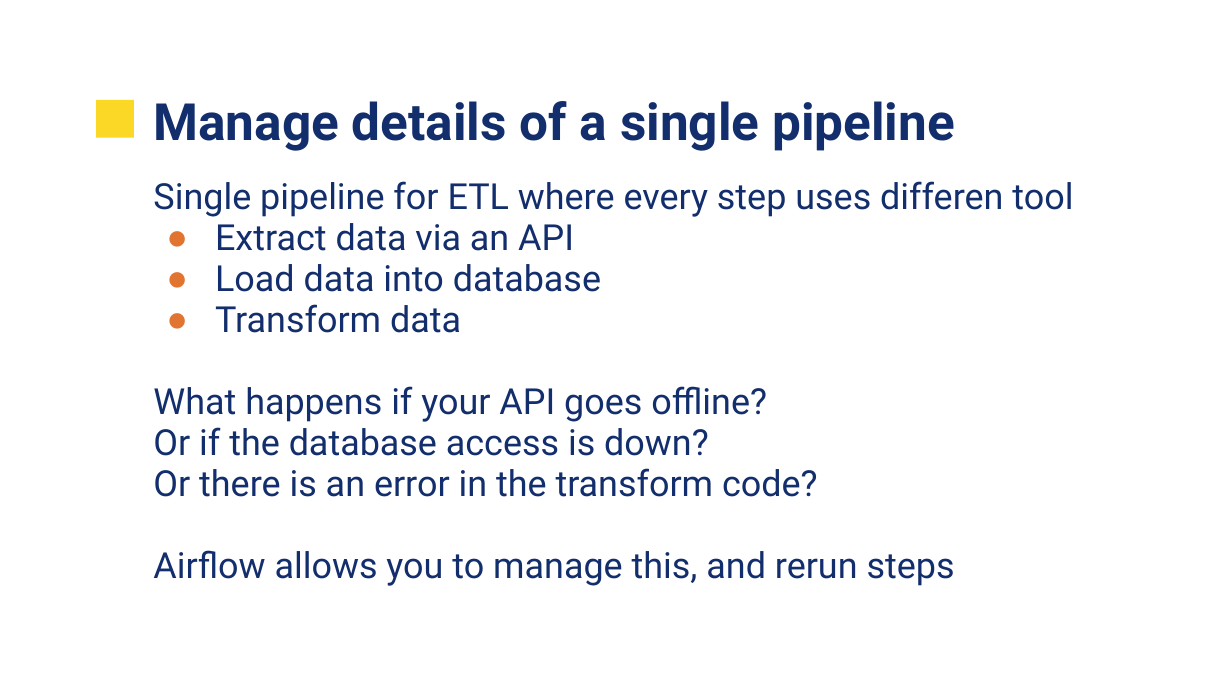
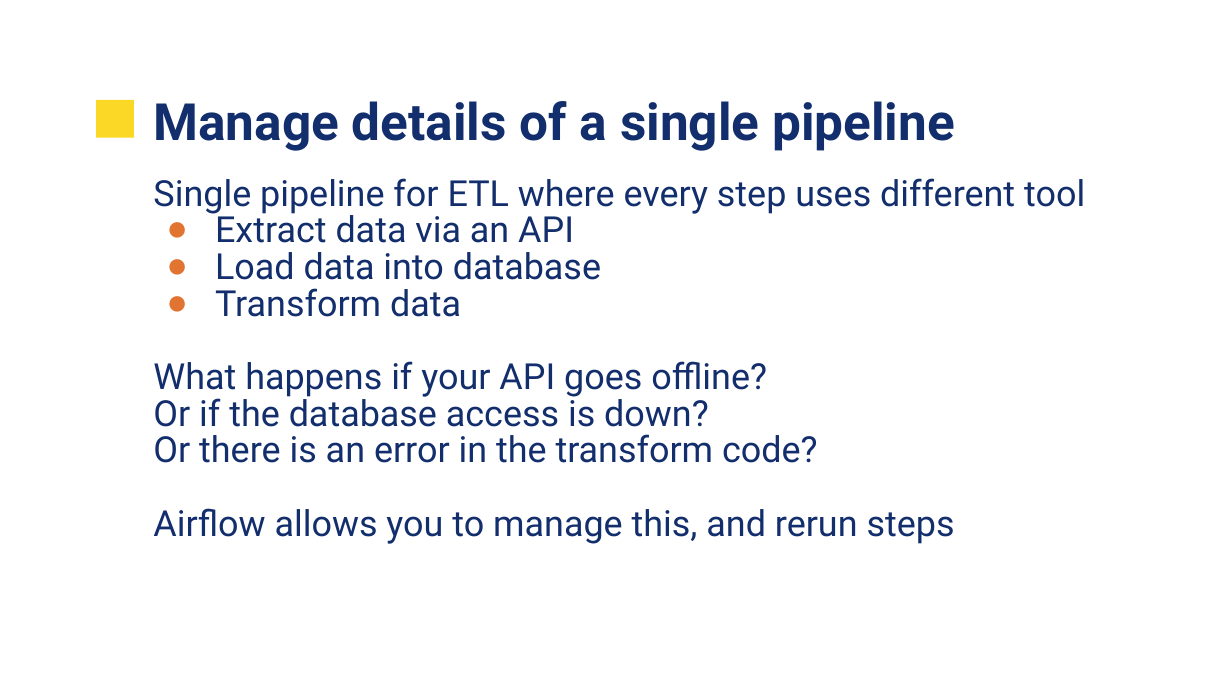
Before and after one commit to UVADS/data_engineering, a slide deck: slide 8 of 09_lte1_airflow/UVA-Airflow.pptx (slide 3 before the commit). Drawn at 1232x693 pixels with LibreOffice and Linux fonts; fonts in the diff are those of the drawing; background and template pictures are left out. Boxes give left, top, right and bottom in pixels: in the first picture for what was removed or moved away, otherwise in the second. Text is boxed around its words. In the diff, an @@ line names an element or a change of style, - is before the commit and + after.

Commit message:
updated Airflow slides

```diff
--- a/09_lte1_airflow/UVA-Airflow.pptx
+++ b/09_lte1_airflow/UVA-Airflow.pptx
@@ text at (153, 178, 1085, 214): text changed @@
-Single pipeline for ETL where every step uses differen tool
+Single pipeline for ETL where every step uses different tool
@@ text at (153, 209, 955, 544): line spacing 0.95 to 0.85 @@
```
Also in this commit, not shown: 2 other slides changed, 11 slides added, 1 slide removed.
